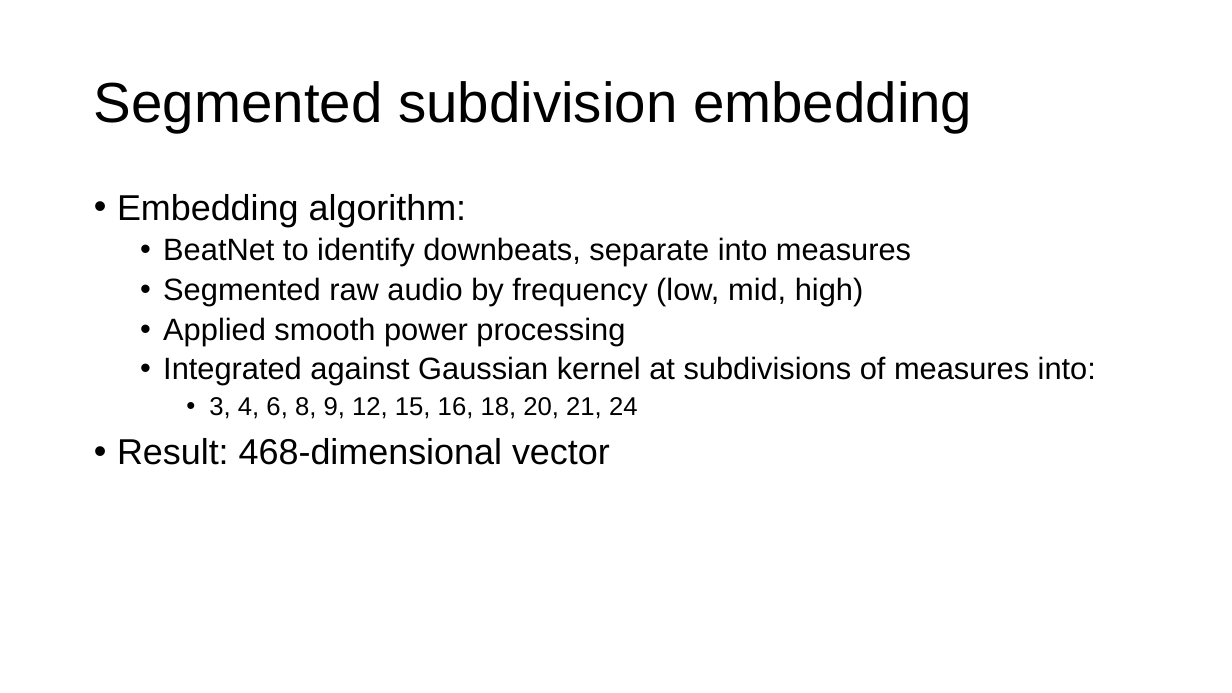
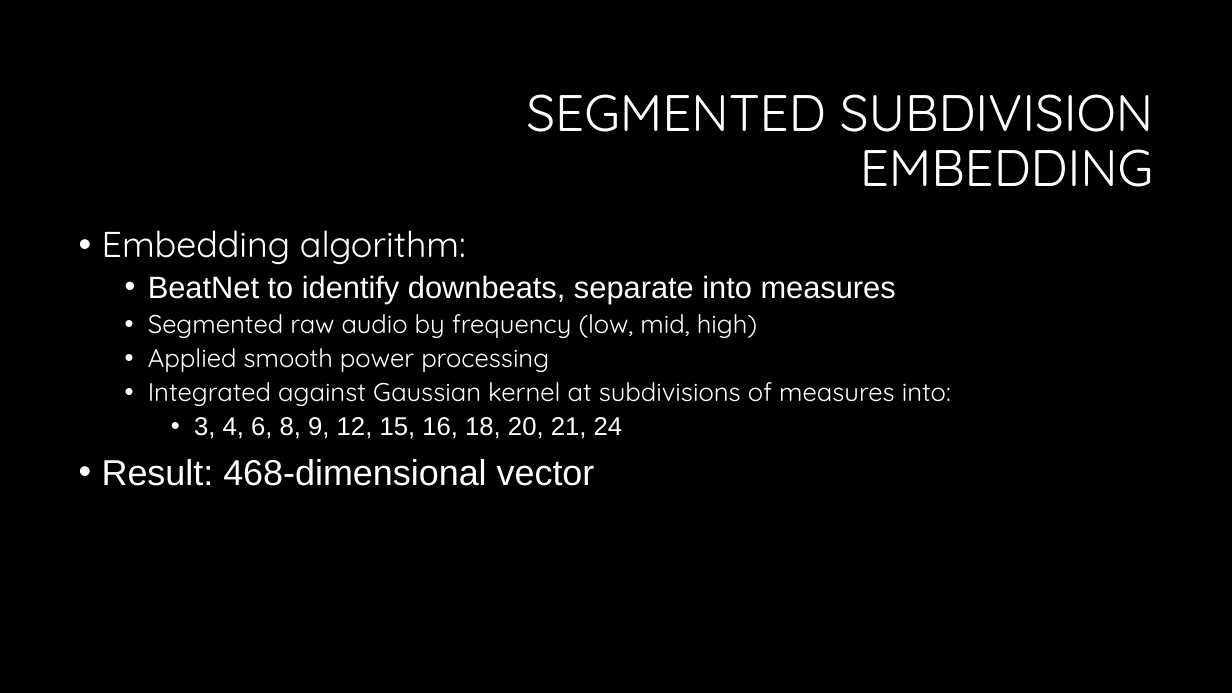
Before and after one commit to chenhi/groove_gang, a slide deck: slide 8 of presentation.pptx (slide 3 before the commit). Drawn at 1232x693 pixels with LibreOffice and Linux fonts; fonts in the diff are those of the drawing. Boxes give left, top, right and bottom in pixels: in the first picture for what was removed or moved away, otherwise in the second. Text is boxed around its words. In the diff, an @@ line names an element or a change of style, - is before the commit and + after.

```diff
--- a/presentation.pptx
+++ b/presentation.pptx
@@ background #FFFFFF to #000000 @@
@@ title at bbox=[526, 94, 1154, 187]: text changed; size 44 to 40 pt; font Arial to Quicksand; text colour #000000 to #FFFFFF @@
-Segmented subdivision embedding
+SEGMENTED SUBDIVISION EMBEDDING
@@ text "Embedding algorithm:": place and size @@
-text "Embedding algorithm:" at bbox=[117, 194, 1096, 465]
+text "Embedding algorithm:" at bbox=[102, 230, 951, 486]
@@ text "Embedding algorithm:" at bbox=[102, 230, 951, 486]: font Arial to Quicksand in "Embedding algorithm:", "Segmented raw audio by frequency (low, mid, ...", "Applied smooth power processing", "Integrated against Gaussian kernel at subdivisions of ..."; text colour #000000 to #FFFFFF; size 24 to 20 pt in "Segmented raw audio by frequency (low, mid, ...", "Applied smooth power processing", "Integrated against Gaussian kernel at subdivisions of ..." @@
```
Also in this commit, not shown: 5 other slides changed, 10 slides added, 2 slides removed, 13 other files.
